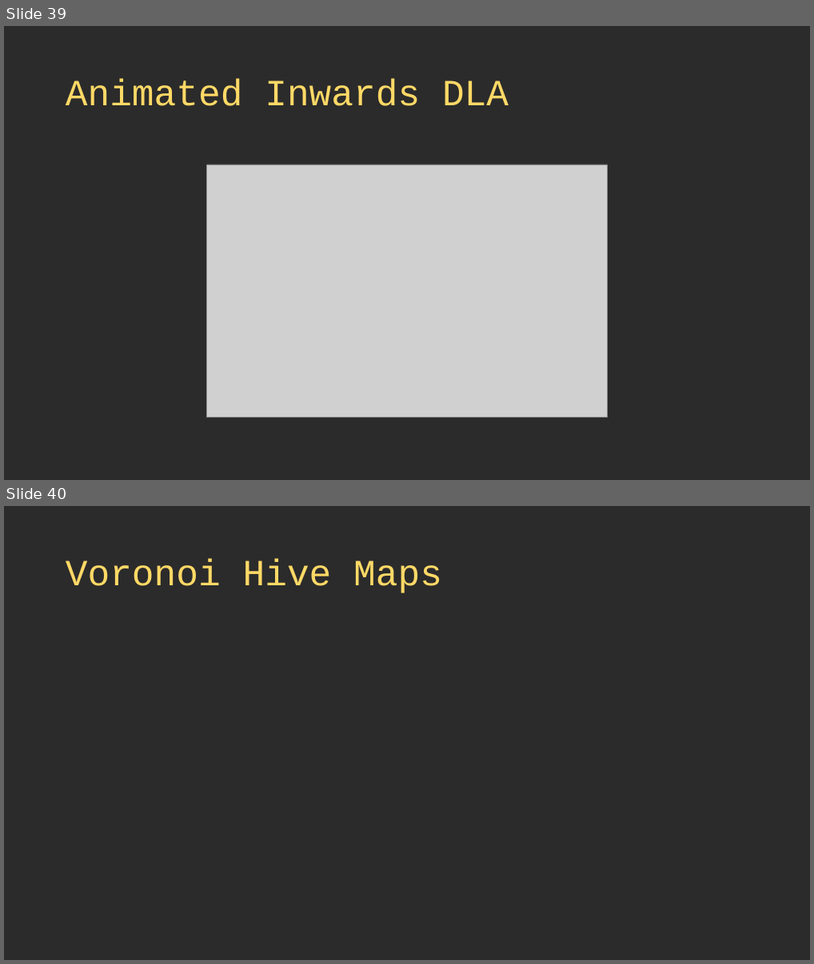
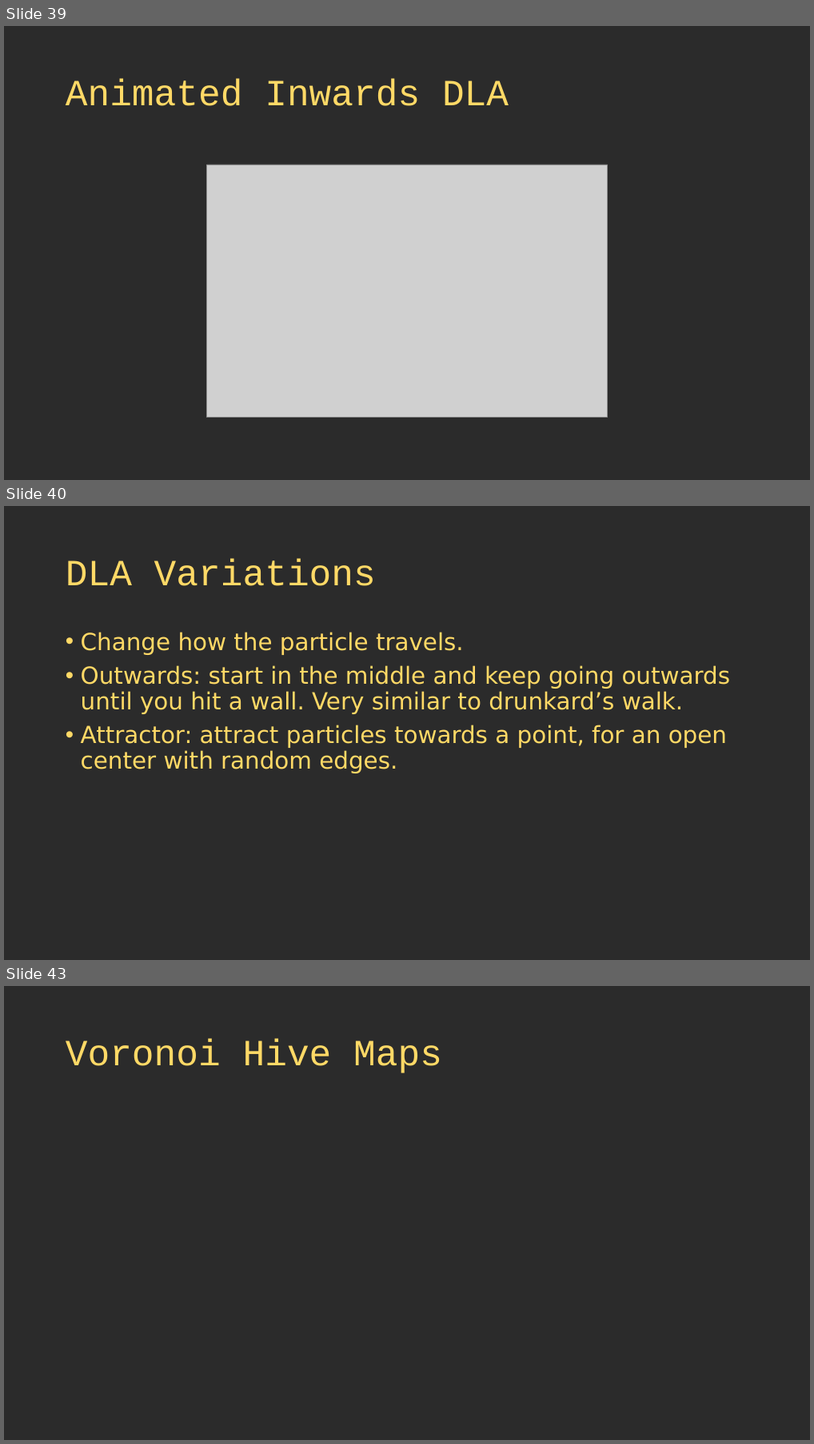
Before and after one commit to thebracket/roguelike-celebration-2020, a slide deck: Procedural Map Generation Techniques.pptx. Shown one above the other, each under a label of ours: slides 39 and 40 before the commit, slides 39, 40 and 43 after it; the slides between them are not shown. The pictures are 814x964 and 814x1444 pixels, drawn with LibreOffice and Linux fonts; fonts in the diff are those of the drawing; grey boxes stand for pictures; background and template pictures are left out; a plain dark background stands for a picture behind light text. Boxes give left, top, right and bottom in pixels: in the first picture for what was removed or moved away, otherwise in the second. Text is boxed around its words. In the diff, an @@ line names an element or a change of style, - is before the commit and + after.

Commit message:
DLA attractor and symmetry.

```diff
--- a/Procedural Map Generation Techniques.pptx
+++ b/Procedural Map Generation Techniques.pptx
@@ slide 40 added at bbox=[4, 506, 810, 960], background picture (left out) @@
@@ title added at bbox=[66, 560, 376, 586], 44 pt, text #FFD966 @@
+DLA Variations
@@ text added at bbox=[81, 632, 731, 773], 28 pt, text #FFD966 @@
+• Change how the particle travels.
+• Outwards: start in the middle and keep going outwards until you hit a wall. Very similar to drunkard’s walk.
+• Attractor: attract particles towards a point, for an open center with random edges.
@@ what was slide 40 is now slide 43 @@
```
Also in this commit, not shown: 2 other slides added, 8 other files.
